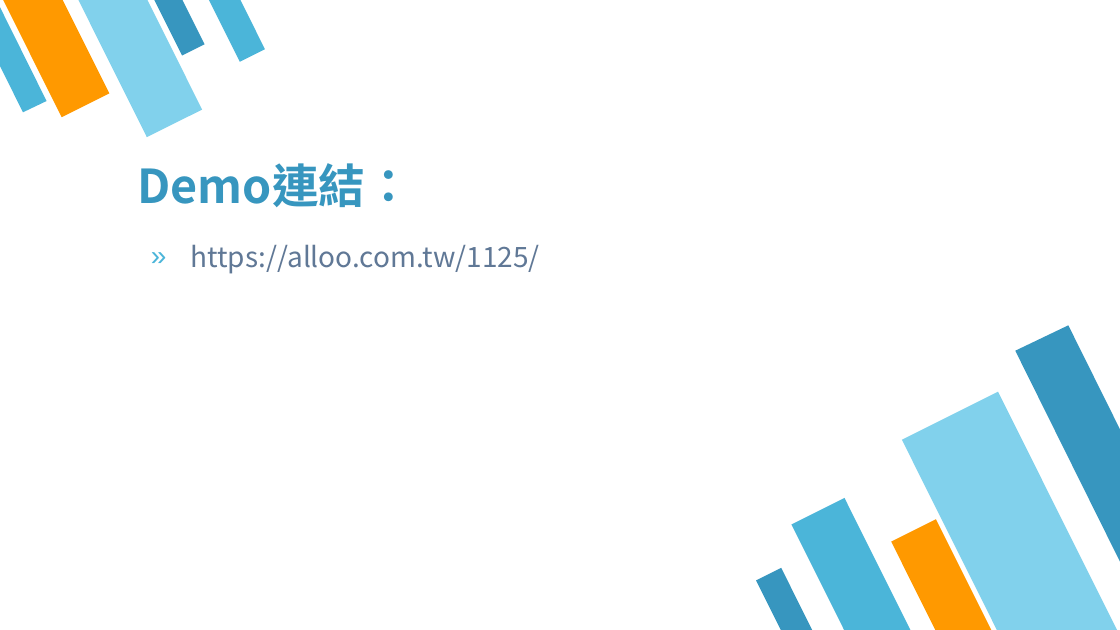
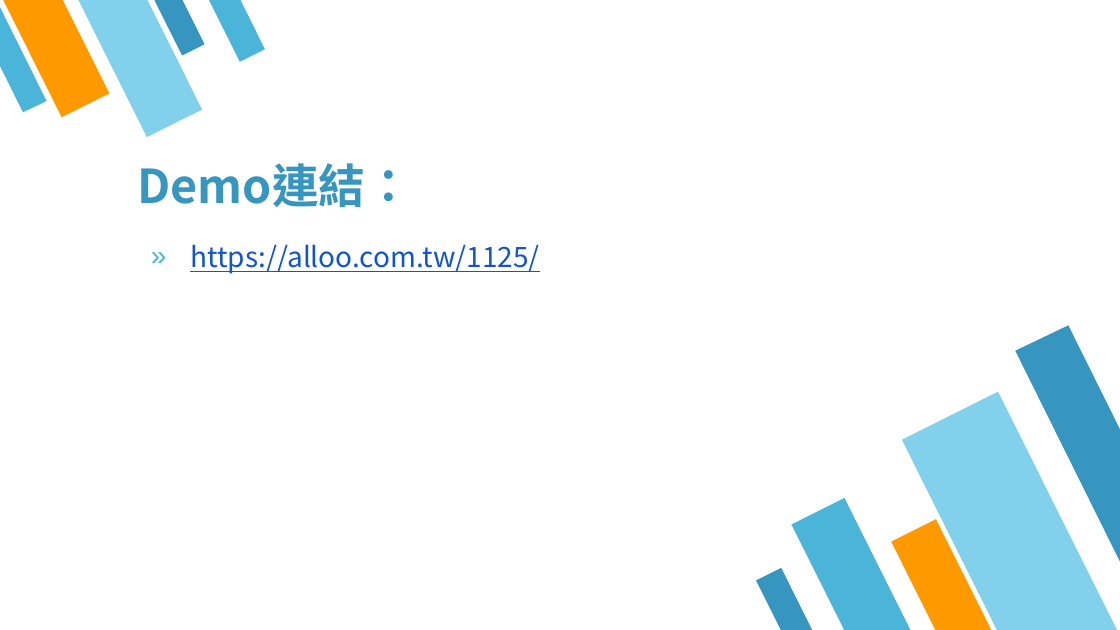
Before and after one commit to 3mtpeak/---1125, a slide deck: slide 8 of 黑克松簡報.pptx. Drawn at 1120x630 pixels with LibreOffice and Linux fonts; fonts in the diff are those of the drawing. Boxes give left, top, right and bottom in pixels: in the first picture for what was removed or moved away, otherwise in the second. Text is boxed around its words. In the diff, an @@ line names an element or a change of style, - is before the commit and + after.

Commit message:
黑克松簡報

```diff
--- a/黑克松簡報.pptx
+++ b/黑克松簡報.pptx
@@ text "https://alloo.com.tw/1125/" at (190,244,539,274): text colour #607896 to #1155CC, underline on @@
```
